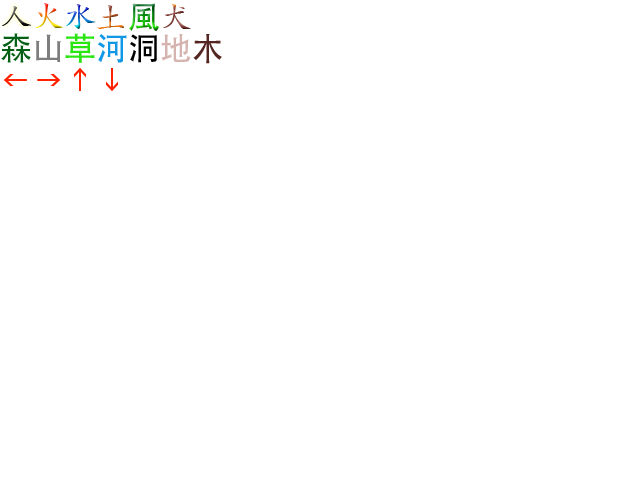
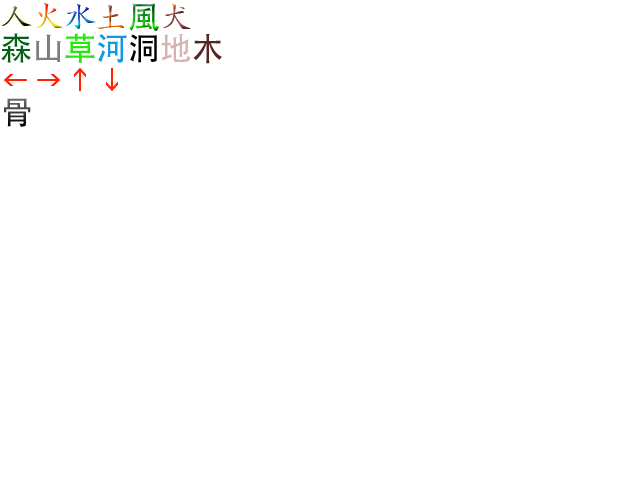
Layered file, before and after one edit (640px x 480px). Changes by layer:
added layer "skeleton" above "木" over box(4, 98, 31, 127)
